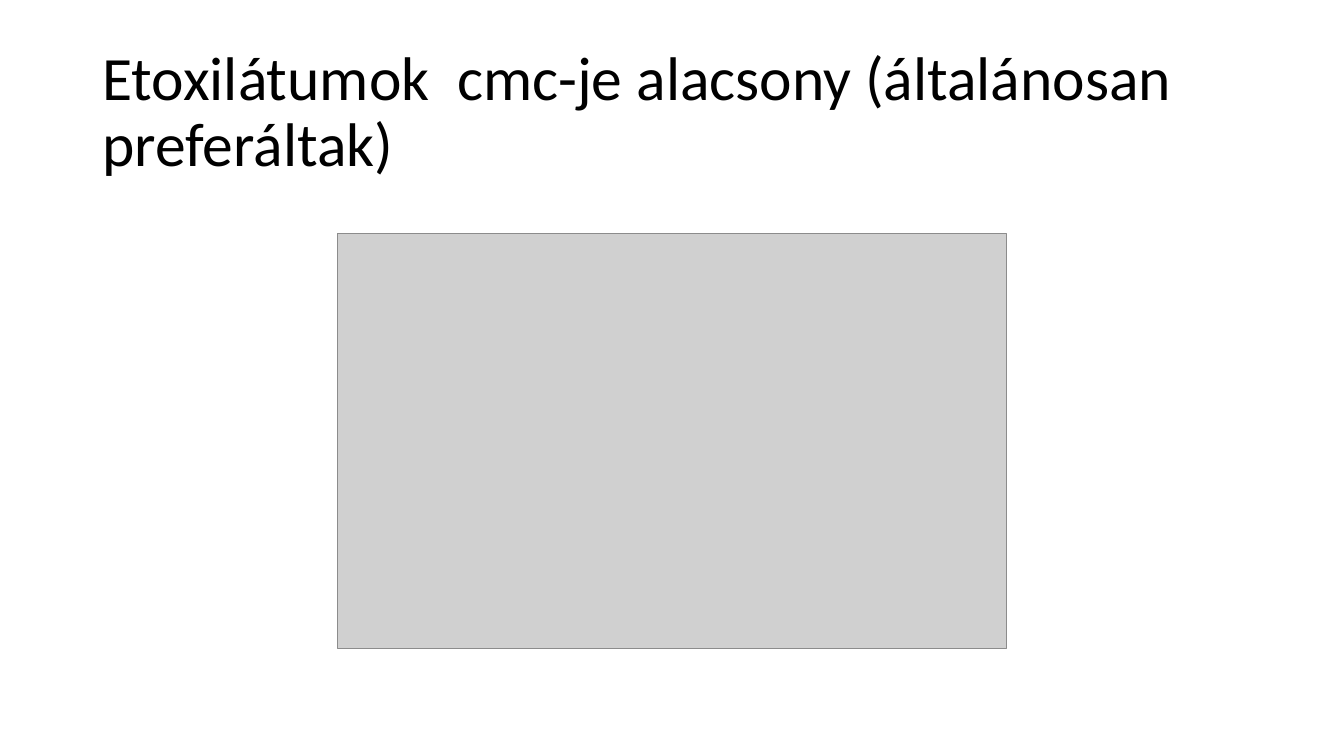
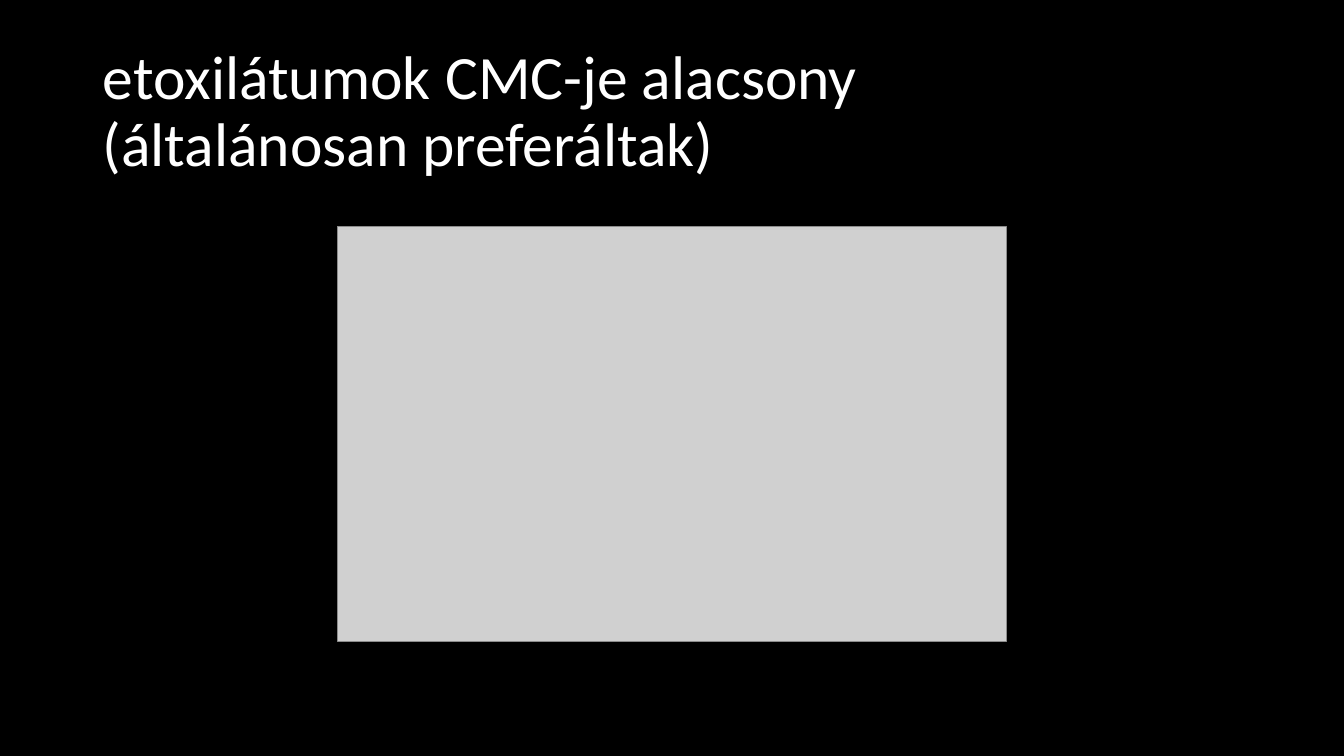
Before and after one commit to LilianaBohus/chemistry-presenations, a slide deck: slide 26 of adjuvants.pptx. Drawn at 1344x756 pixels with LibreOffice and Linux fonts; fonts in the diff are those of the drawing; grey boxes stand for pictures; background and template pictures are left out. Boxes give left, top, right and bottom in pixels: in the first picture for what was removed or moved away, otherwise in the second. Text is boxed around its words. In the diff, an @@ line names an element or a change of style, - is before the commit and + after.

```diff
--- a/adjuvants.pptx
+++ b/adjuvants.pptx
@@ background #FFFFFF to picture (left out) @@
@@ text at (102, 56, 857, 176): text changed; text colour #000000 to #FFFFFF @@
-Etoxilátumok cmc-je alacsony (általánosan preferáltak)
+etoxilátumok CMC-je alacsony
+(általánosan preferáltak)
@@ picture: place and size @@
-picture at (338, 234, 1007, 648)
+picture at (338, 227, 1007, 641)
```
Also in this commit, not shown: 9 other slides changed.
